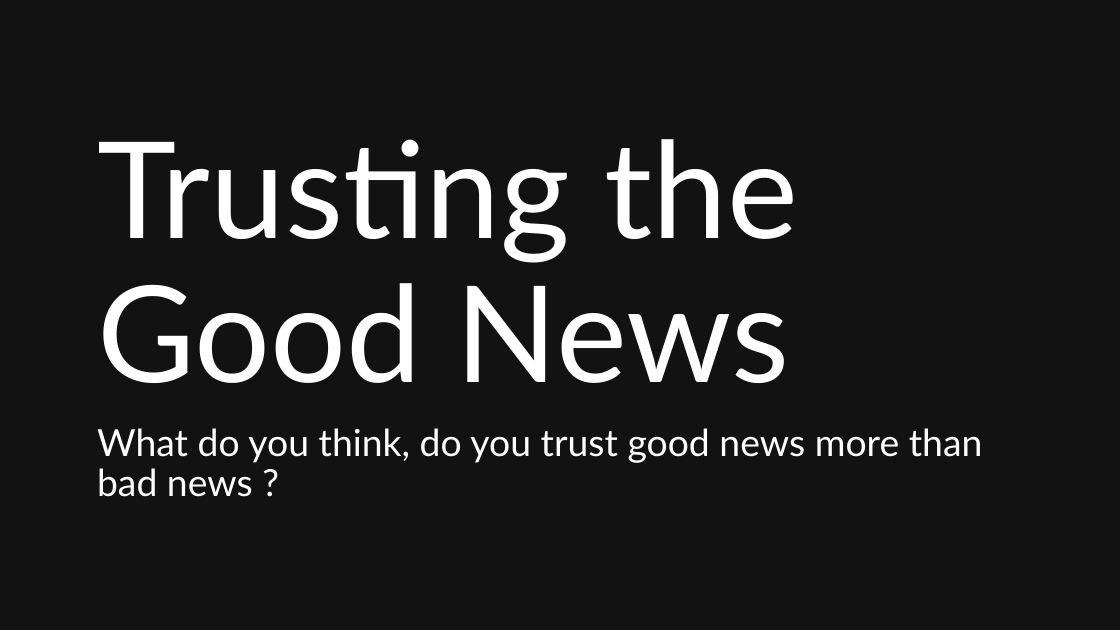
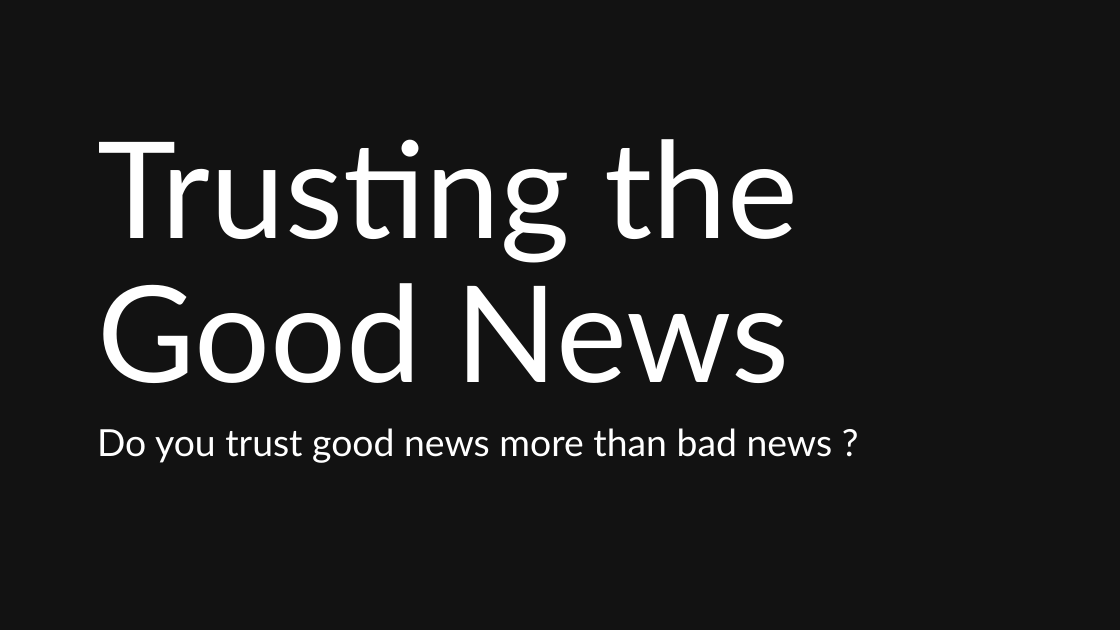
Before and after one commit to Nomandes/social_science_replication_good_news, a slide deck: slide 1 of replication_presentation.pptx. Drawn at 1120x630 pixels with LibreOffice and Linux fonts; fonts in the diff are those of the drawing; background and template pictures are left out. Boxes give left, top, right and bottom in pixels: in the first picture for what was removed or moved away, otherwise in the second. Text is boxed around its words. In the diff, an @@ line names an element or a change of style, - is before the commit and + after.

Commit message:
changed presentation

```diff
--- a/replication_presentation.pptx
+++ b/replication_presentation.pptx
@@ text at box(97, 428, 833, 463): text changed @@
-What do you think, do you trust good news more than bad news ?
+Do you trust good news more than bad news ?
```
Also in this commit, not shown: 1 other slide changed.
